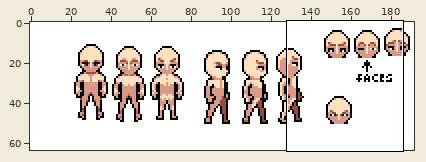
Sprite sheet, stored at public/assets/baseSuggestions.png. Above, an overview of the earlier version with the close-up marked.
Close-up. Old version:
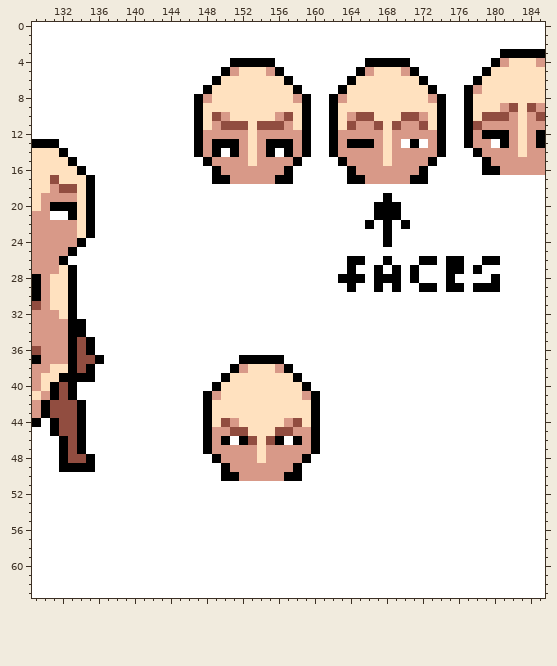
The file is 192x64 pixels. Shown: x 129..185, y 0..63.
New version:
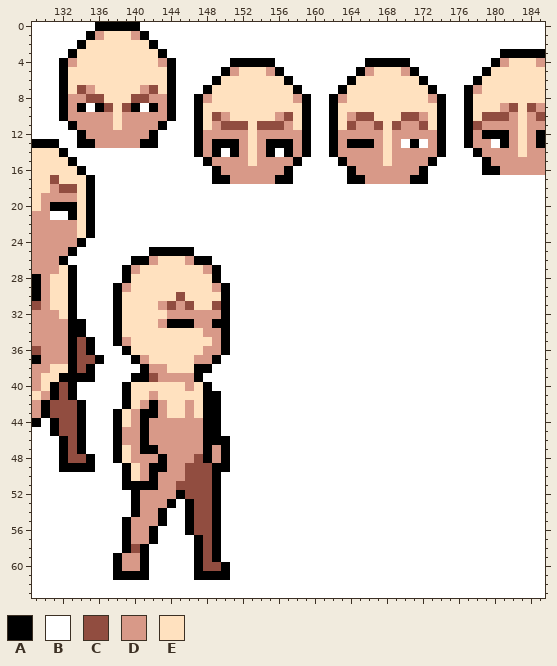
Palette (. is transparent): A #000000  B #ffffff  C #914d40  D #d89988  E #ffe1bf
Edits made:
Changed rows in their new state; - is an unchanged pixel.
first column x 132:
 0 ----AAAAA----
 1 ---ADEEEDA---
 2 --AEEEEEEEA--
 3 -AEEEEEEEEEA-
 4 ADEEEEEEEEEDA
 5 AEEEEEEEEEEEA
 6 AEEEEEEEEEEEA
 7 AECDEEEEEDCEA
 8 ADDCCEEECCDDA
 9 ADA-ACECA-ADA
10 ADDDDDEDDDDDA
11 -ADDDDEDDDDA-
12 --ADDDDDDDA--
13 --AADDDDDAA--
first column x 138:
19 ------------------------------B------------
20 -----------------------------BBB-----------
21 -----------------------------BBB-----------
22 ----------------------------B-B-B----------
23 ------------------------------B------------
24 ------------------------------B------------
25 ----AAAAA----------------------------------
26 --AADEEEDAA---------------BB--B---BB-BB--BB
27 -ADEEEEEEEDA--------------B--B-B-B---BB-B--
28 -AEEEEEEEEEA-------------BBB-BBB-B---B----B
29 ADEEEEEEEEEDA-------------B--B-B--BB-BB-BBB
30 AEEEEEECEEEEA------------------------------
31 AEEEEDCDCEECA------------------------------
32 AEEEEEDDDDDDA------------------------------
33 AEEEEDAAADDAA------------------------------
34 AEEEEEEEEEDDA------------------------------
35 ADEEEEEEEEEDA------------------------------
36 -AEEEEEEEEDDA------------------------------
37 --ADEEEEEDDA--BBBBB------------------------
38 ---ADDEEEAA--BBBBBBB-----------------------
39 --AACDDDDA--BBBBBBBBB----------------------
40 -AEEEEEEDEABBBBBBBBBBB---------------------
41 -AEEDEEEEE-ABBBBBBBBBBB--------------------
42 -AEDADEEDE-ABBBBBBBBBBB--------------------
43 AEDAADEEDE-ABBBBBBBBBBB--------------------
44 AEDADDDDDD-ABBBBBBBBBBB--------------------
45 ADDADDDDDD-ABBBBBBBBBBB--------------------
46 ADDADDDDDD-A--BBBBB-BBB--------------------
47 AEDAADDDDD--ABBBBBBBBBB--------------------
48 AEDDDADDDCADABBBBBBBBB---------------------
49 -AEDAADDCCCA-BBBBBBBB----------------------
50 -AEDADDDCCCABBBBBBBBB----------------------
51 -AAAADDCCCCA-------------------------------
52 --ADDDDACCCA-------------------------------
53 --ADDDA-ACCA-------------------------------
54 --ADDA--ACCA-------------------------------
55 -ADDDA--ACCA-------------------------------
56 -ADDA---ACCA-------------------------------
57 -ADDA----ACA-------------------------------
58 -ACA-----ACA-------------------------------
59 ADDA-----ACA-------------------------------
60 ADDA-----ACCA------------------------------
61 AAAA-----AAAA------------------------------
